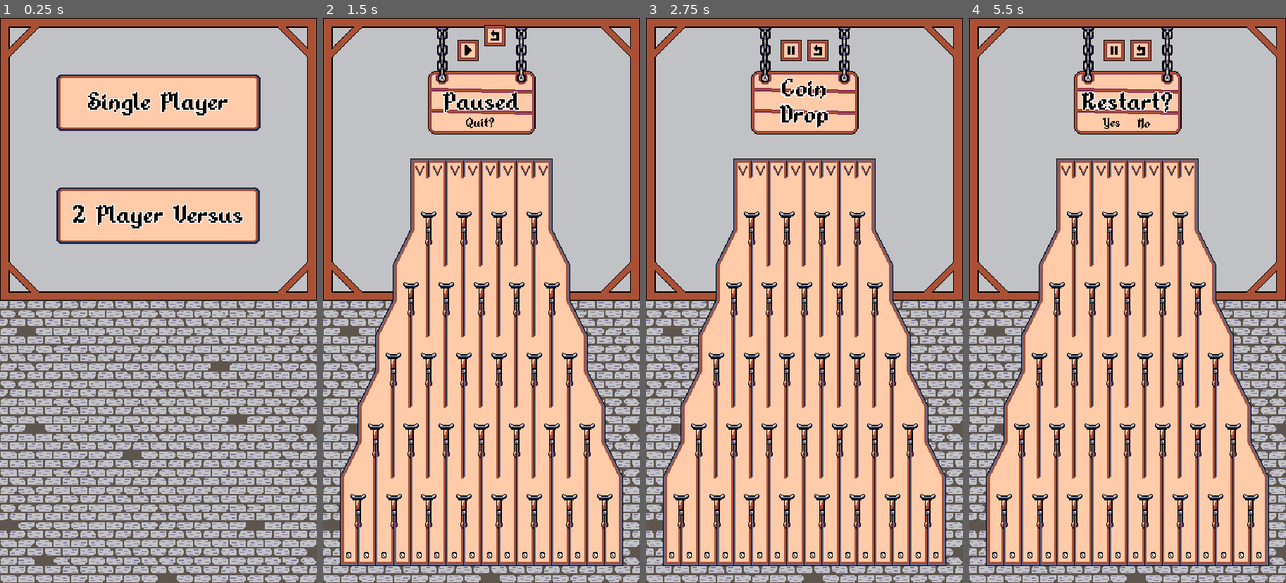
Above: before the commit, frames 1-4 (left to right).
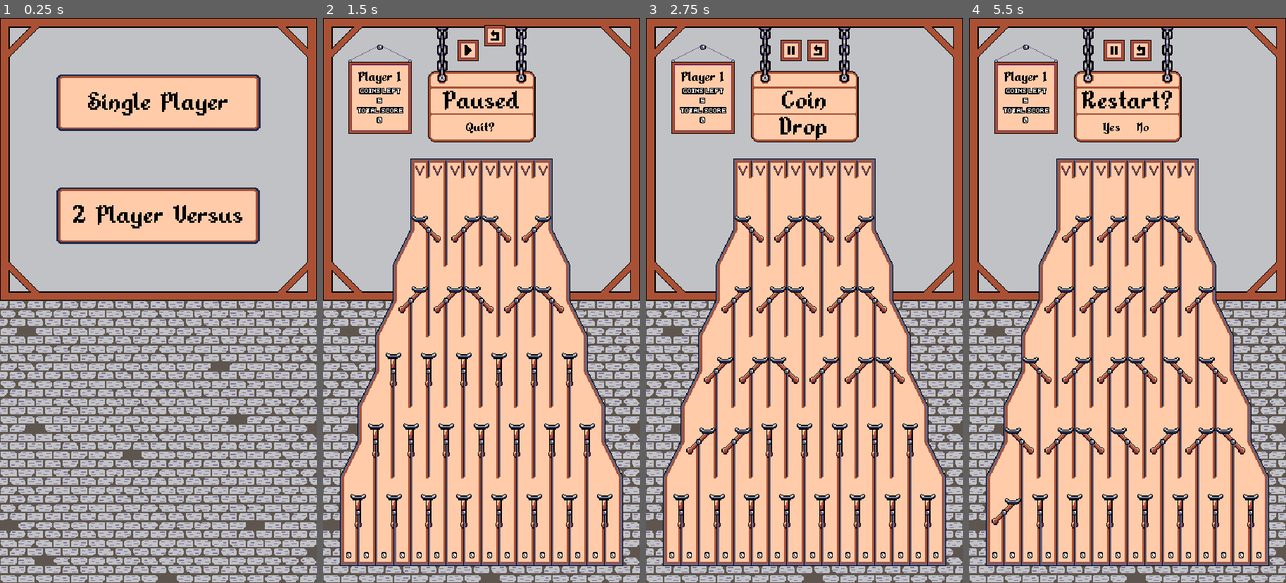
Above: after the commit, the same moments.

Repository: nico-bebop/Coin-Drop
Game: Godot game, scene res://menu/main_menu.tscn
Same seed, same stepped clock (60 frames per second), same inputs: the game is played once before the commit and once after it.
Inputs (mouse positions are in pixels of both pictures, inside the frame that each line leads up to):
- Up to frame 1 (0.25 s): no input
- Up to frame 2 (1.5 s): click "Single Player" at 0.5 s; click (468, 23) at 1.25 s
- Up to frame 3 (2.75 s): tap Enter at 2 s; move the mouse to (874, 272) at 2.02 s; click (874, 272) at 2.1 s
- Up to frame 4 (5.5 s): click (1140, 51) at 2.75 s; click (1111, 125) at 3.5 s; move the mouse to (1064, 170) at 4.27 s; click (1064, 170) at 4.35 s; click (1140, 51) at 5 s

The runs differ from the first frame. In frame 1, 0.9% of the frame differs, in the area x 22-77%, y 13-38%; in frame 2, 5.8%; in frame 3, 7.3%; in frame 4, 8.1%, in the area x 7-88%, y 4-91%.
Error before the commit: Parse Error: Can't preload resource at path: res://board/ui/game_over.tscn (res://board/board.gd:3)

Commit message:
Replaced game over popup and simplified buttons

Diff:
--- a/assets/fonts/alkhemikal32px.tres
+++ b/assets/fonts/alkhemikal32px.tres
@@ -4,7 +4,4 @@
 
 [resource]
 size = 32
-outline_size = 1
-extra_spacing_top = -3
-extra_spacing_bottom = -3
 font_data = ExtResource( 1 )
--- /dev/null
+++ b/assets/styles/default_theme.tres
@@ -0,0 +1,23 @@
+[gd_resource type="Theme" load_steps=7 format=2]
+
+[ext_resource path="res://assets/fonts/alkhemikal16px.tres" type="DynamicFont" id=1]
+
+[sub_resource type="StyleBoxTexture" id=25]
+
+[sub_resource type="StyleBoxTexture" id=26]
+
+[sub_resource type="StyleBoxTexture" id=27]
+
+[sub_resource type="StyleBoxTexture" id=28]
+
+[sub_resource type="StyleBoxTexture" id=29]
+
+[resource]
+default_font = ExtResource( 1 )
+Button/colors/font_color = Color( 0, 0, 0, 1 )
+Button/colors/font_color_hover = Color( 1, 0.92549, 0.152941, 1 )
+Button/styles/disabled = SubResource( 25 )
+Button/styles/focus = SubResource( 26 )
+Button/styles/hover = SubResource( 27 )
+Button/styles/normal = SubResource( 28 )
+Button/styles/pressed = SubResource( 29 )
--- a/board/board.gd
+++ b/board/board.gd
@@ -1,6 +1,5 @@
 extends Node2D
 
-const GameOver = preload("res://board/ui/game_over.tscn")
 const SinglePlayer = preload("res://board/turn_system/single_player.tscn")
 const Versus = preload("res://board/turn_system/versus.tscn")
 
@@ -38,10 +37,3 @@
 	for slot in slots.slice(0, slots.size(), 2):
 		slot.spawn_coin()
 		yield(get_tree().create_timer(0.2), "timeout")
-
-
-func _on_TurnSystem_game_over(message):
-	var game_over = GameOver.instance()
-	add_child(game_over)
-	game_over.dialog_text = message
-	game_over.popup_centered()
--- a/board/board.tscn
+++ b/board/board.tscn
@@ -1,14 +1,14 @@
-[gd_scene load_steps=31 format=2]
+[gd_scene load_steps=26 format=2]
 
 [ext_resource path="res://assets/fonts/font_material.tres" type="Material" id=1]
 [ext_resource path="res://board/interactive_parts/upper_slots.tscn" type="PackedScene" id=2]
 [ext_resource path="res://board/fixed_parts/bottom_slots.tscn" type="PackedScene" id=3]
 [ext_resource path="res://assets/sprites/ui/sign.png" type="Texture" id=4]
 [ext_resource path="res://board/moving_parts/switch.tscn" type="PackedScene" id=5]
-[ext_resource path="res://assets/sprites/ui/in_game_buttons/restart_button.png" type="Texture" id=6]
+[ext_resource path="res://assets/sprites/ui/restart_button.png" type="Texture" id=6]
 [ext_resource path="res://board/board.gd" type="Script" id=7]
 [ext_resource path="res://assets/sprites/game/board.png" type="Texture" id=8]
-[ext_resource path="res://assets/sprites/ui/in_game_buttons/pause_button.png" type="Texture" id=9]
+[ext_resource path="res://assets/sprites/ui/pause_button.png" type="Texture" id=9]
 [ext_resource path="res://board/turn_system/turn_system.gd" type="Script" id=10]
 [ext_resource path="res://assets/sprites/ui/background.png" type="Texture" id=11]
 [ext_resource path="res://assets/sprites/ui/transition_background.png" type="Texture" id=12]
@@ -17,12 +17,7 @@
 [ext_resource path="res://board/moving_parts/coins.gd" type="Script" id=15]
 [ext_resource path="res://board/ui/user_interface.gd" type="Script" id=16]
 [ext_resource path="res://assets/fonts/alkhemikal32px.tres" type="DynamicFont" id=17]
-[ext_resource path="res://assets/sprites/ui/in_game_buttons/cancel_button.png" type="Texture" id=18]
-[ext_resource path="res://assets/sprites/ui/in_game_buttons/accept_button.png" type="Texture" id=19]
-[ext_resource path="res://assets/sprites/ui/in_game_buttons/accept_button_hover.png" type="Texture" id=20]
-[ext_resource path="res://assets/sprites/ui/in_game_buttons/cancel_button_hover.png" type="Texture" id=21]
-[ext_resource path="res://assets/sprites/ui/in_game_buttons/quit_button_hover.png" type="Texture" id=22]
-[ext_resource path="res://assets/sprites/ui/in_game_buttons/quit_button.png" type="Texture" id=23]
+[ext_resource path="res://assets/styles/default_theme.tres" type="Theme" id=18]
 
 [sub_resource type="Animation" id=18]
 length = 0.001
@@ -372,16 +367,27 @@
 position = Vector2( 180, 76 )
 texture = ExtResource( 4 )
 
-[node name="Label" type="Label" parent="UserInterface/Sign"]
+[node name="Line1" type="Label" parent="UserInterface/Sign"]
 material = ExtResource( 1 )
-margin_left = -61.0
-margin_top = -16.0
-margin_right = 61.0
-margin_bottom = 56.0
+margin_left = -58.0
+margin_top = 2.0
+margin_right = 58.0
+margin_bottom = 34.0
 custom_colors/font_color = Color( 0, 0, 0, 1 )
 custom_fonts/font = ExtResource( 17 )
-text = "Coin
-Drop"
+text = "Coin"
+align = 1
+valign = 1
+
+[node name="Line2" type="Label" parent="UserInterface/Sign"]
+material = ExtResource( 1 )
+margin_left = -59.0
+margin_top = 32.0
+margin_right = 57.0
+margin_bottom = 64.0
+custom_colors/font_color = Color( 0, 0, 0, 1 )
+custom_fonts/font = ExtResource( 17 )
+text = "Drop"
 align = 1
 valign = 1
 
@@ -401,34 +407,34 @@
 margin_bottom = 49.0
 texture_normal = ExtResource( 6 )
 
-[node name="AcceptButton" type="TextureButton" parent="UserInterface"]
+[node name="AcceptButton" type="Button" parent="UserInterface"]
 pause_mode = 1
 visible = false
 margin_left = 150.0
-margin_top = 108.0
+margin_top = 112.0
 margin_right = 174.0
-margin_bottom = 132.0
-texture_normal = ExtResource( 19 )
-texture_hover = ExtResource( 20 )
-
-[node name="CancelButton" type="TextureButton" parent="UserInterface"]
+margin_bottom = 136.0
+theme = ExtResource( 18 )
+text = "Yes"
+
+[node name="CancelButton" type="Button" parent="UserInterface"]
 pause_mode = 1
 visible = false
 margin_left = 186.0
-margin_top = 108.0
+margin_top = 112.0
 margin_right = 210.0
-margin_bottom = 132.0
-texture_normal = ExtResource( 18 )
-texture_hover = ExtResource( 21 )
-
-[node name="QuitButton" type="TextureButton" parent="UserInterface"]
+margin_bottom = 136.0
+theme = ExtResource( 18 )
+text = "No"
+
+[node name="QuitButton" type="Button" parent="UserInterface"]
 visible = false
 margin_left = 162.0
-margin_top = 107.0
+margin_top = 112.0
 margin_right = 194.0
-margin_bottom = 131.0
-texture_normal = ExtResource( 23 )
-texture_hover = ExtResource( 22 )
+margin_bottom = 136.0
+theme = ExtResource( 18 )
+text = "Quit?"
 
 [node name="RoundTransition" type="Control" parent="UserInterface"]
 visible = false
@@ -467,8 +473,8 @@
 [connection signal="pressed" from="UserInterface/AcceptButton" to="UserInterface" method="_on_AcceptButton_pressed"]
 [connection signal="pressed" from="UserInterface/CancelButton" to="UserInterface" method="_on_CancelButton_pressed"]
 [connection signal="pressed" from="UserInterface/QuitButton" to="UserInterface" method="_on_QuitButton_pressed"]
-[connection signal="game_over" from="TurnSystem" to="." method="_on_TurnSystem_game_over"]
 [connection signal="game_over" from="TurnSystem" to="UpperSlots" method="_on_TurnSystem_game_over"]
+[connection signal="game_over" from="TurnSystem" to="UserInterface" method="_on_TurnSystem_game_over"]
 [connection signal="round_ended" from="TurnSystem" to="BottomSlots" method="_on_TurnSystem_round_ended"]
 [connection signal="round_ended" from="TurnSystem" to="UserInterface/RoundTransition" method="_on_TurnSystem_round_ended"]
 [connection signal="turn_ready" from="TurnSystem" to="UpperSlots" method="_on_TurnSystem_turn_ready"]
--- a/board/turn_system/single_player.gd
+++ b/board/turn_system/single_player.gd
@@ -1,6 +1,6 @@
 extends "res://board/turn_system/turn_system.gd"
 
-const GAME_OVER = "GAME OVER!\nSCORE: "
+const GAME_OVER = ["Game", "Over!"]
 
 onready var player = $Player
 
@@ -24,4 +24,4 @@
 
 
 func game_over_message():
-	return GAME_OVER + str(player.total_score)
+	return GAME_OVER
--- a/board/turn_system/single_player.tscn
+++ b/board/turn_system/single_player.tscn
@@ -12,9 +12,9 @@
 player_name = "Player 1"
 
 [node name="Score" parent="Player" index="3"]
-text = "COINS LEFT:
+text = "COINS LEFT
 5
-TOTAL SCORE:
+TOTAL SCORE
 0"
 
 [node name="CoinMeter" parent="Player" index="4"]
--- a/board/turn_system/versus.gd
+++ b/board/turn_system/versus.gd
@@ -1,8 +1,7 @@
 extends "res://board/turn_system/turn_system.gd"
 
-const WINS = " WINS!"
-const TIE = "TIE!"
-
+const WINS = "wins!"
+const TIE = ["Tie!", ""]
 
 onready var player1 = $Player1
 onready var player2 = $Player2
@@ -38,8 +37,8 @@
 
 func game_over_message():
 	if player1.total_score > player2.total_score:
-		return player1.player_name + WINS
+		return [player1.player_name, WINS]
 	elif player2.total_score > player1.total_score:
-		return player2.player_name + WINS
+		return [player2.player_name, WINS]
 	else:
 		return TIE
--- a/board/ui/game_over.gd
+++ /dev/null
@@ -1,11 +0,0 @@
-extends AcceptDialog
-
-const PLAY_AGAIN = "PLAY AGAIN?"
-
-
-func _ready():
-	get_ok().text = PLAY_AGAIN
-
-
-func _on_GameOver_confirmed():
-	var _err = get_parent().get_tree().reload_current_scene()
--- a/board/ui/game_over.tscn
+++ /dev/null
@@ -1,48 +0,0 @@
-[gd_scene load_steps=10 format=2]
-
-[ext_resource path="res://board/ui/game_over.gd" type="Script" id=1]
-[ext_resource path="res://assets/sprites/ui/button.png" type="Texture" id=2]
-[ext_resource path="res://assets/fonts/default21px.tres" type="DynamicFont" id=3]
-
-[sub_resource type="StyleBoxTexture" id=6]
-
-[sub_resource type="StyleBoxTexture" id=3]
-
-[sub_resource type="StyleBoxTexture" id=4]
-
-[sub_resource type="StyleBoxTexture" id=5]
-
-[sub_resource type="StyleBoxTexture" id=1]
-texture = ExtResource( 2 )
-region_rect = Rect2( 0, 0, 192, 64 )
-
-[sub_resource type="Theme" id=2]
-default_font = ExtResource( 3 )
-Button/colors/font_color_hover = Color( 1, 0.92549, 0.152941, 1 )
-Button/styles/focus = SubResource( 6 )
-Button/styles/hover = SubResource( 3 )
-Button/styles/normal = SubResource( 4 )
-Button/styles/pressed = SubResource( 5 )
-WindowDialog/styles/panel = SubResource( 1 )
-
-[node name="GameOver" type="AcceptDialog"]
-anchor_left = 0.5
-anchor_top = 0.5
-anchor_right = 0.5
-anchor_bottom = 0.5
-margin_left = -69.0
-margin_top = -36.0
-margin_right = 70.0
-margin_bottom = 36.0
-grow_horizontal = 2
-grow_vertical = 2
-rect_clip_content = true
-theme = SubResource( 2 )
-popup_exclusive = true
-dialog_text = "GAME OVER"
-script = ExtResource( 1 )
-__meta__ = {
-"_editor_description_": ""
-}
-
-[connection signal="confirmed" from="." to="." method="_on_GameOver_confirmed"]
--- a/board/ui/user_interface.gd
+++ b/board/ui/user_interface.gd
@@ -1,16 +1,19 @@
 extends Control
 
-const PauseButton = preload("res://assets/sprites/ui/in_game_buttons/pause_button.png")
-const ResumeButton = preload("res://assets/sprites/ui/in_game_buttons/resume_button.png")
-const RestartButton = preload("res://assets/sprites/ui/in_game_buttons/restart_button.png")
+const PauseButton = preload("res://assets/sprites/ui/pause_button.png")
+const ResumeButton = preload("res://assets/sprites/ui/resume_button.png")
+const RestartButton = preload("res://assets/sprites/ui/restart_button.png")
 
-const TITLE = "Coin\nDrop"
-const PAUSED = "Paused"
-const RESTART = "Restart?"
+const TITLE = ["Coin", "Drop"]
+const PAUSED = ["Paused", ""]
+const RESTART = ["Restart?", ""]
 
 onready var animation_player = $AnimationPlayer
-onready var sign_label = $Sign/Label
+onready var line1 = $Sign/Line1
+onready var line2 = $Sign/Line2
+
 onready var pause_button = $PauseButton
+onready var restart_button = $RestartButton
 onready var accept_button = $AcceptButton
 onready var cancel_button = $CancelButton
 onready var quit_button = $QuitButton
@@ -45,15 +48,27 @@
 	var _err = get_tree().change_scene("res://menu/main_menu.tscn")
 
 
-func pause(value, text, texture):
-	sign_label.text = text
+func _on_TurnSystem_game_over(message):
+	set_sign_text(message)
+	pause_button.disabled = true
+	accept_button.visible = false
+	cancel_button.visible = false
+
+
+func pause(value, message, texture):
+	set_sign_text(message)
 	pause_button.texture_normal = texture
 	quit_button.visible = value
 	get_tree().paused = value
 
 
-func restart(value, text):
-	sign_label.text = text
+func restart(value, message):
+	set_sign_text(message)
 	pause_button.disabled = value
 	accept_button.visible = value
 	cancel_button.visible = value
+
+
+func set_sign_text(text):
+	line1.text = text[0]
+	line2.text = text[1]
Binary file removed: assets/sprites/ui/in_game_buttons/accept_button.png
Binary file removed: assets/sprites/ui/in_game_buttons/accept_button_hover.png
Not shown, removed: assets/sprites/ui/in_game_buttons/accept_button_hover.png.import
Binary file removed: assets/sprites/ui/in_game_buttons/cancel_button.png
Not shown, removed: assets/sprites/ui/in_game_buttons/cancel_button.png.import
Binary file removed: assets/sprites/ui/in_game_buttons/cancel_button_hover.png
Not shown, removed: assets/sprites/ui/in_game_buttons/cancel_button_hover.png.import
Not shown, removed: assets/sprites/ui/in_game_buttons/pause_button.png.import
Binary file removed: assets/sprites/ui/in_game_buttons/quit_button.png
Binary file removed: assets/sprites/ui/in_game_buttons/quit_button_hover.png
Not shown, removed: assets/sprites/ui/in_game_buttons/quit_button_hover.png.import
Not shown, removed: assets/sprites/ui/in_game_buttons/resume_button.png.import
(and 7 more such lines)
